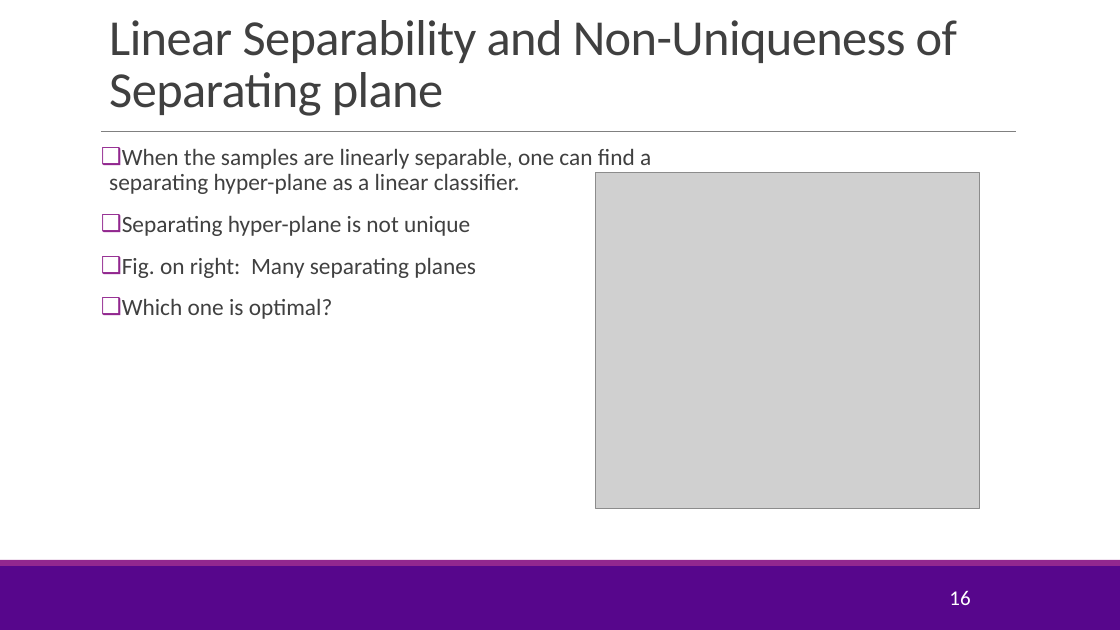
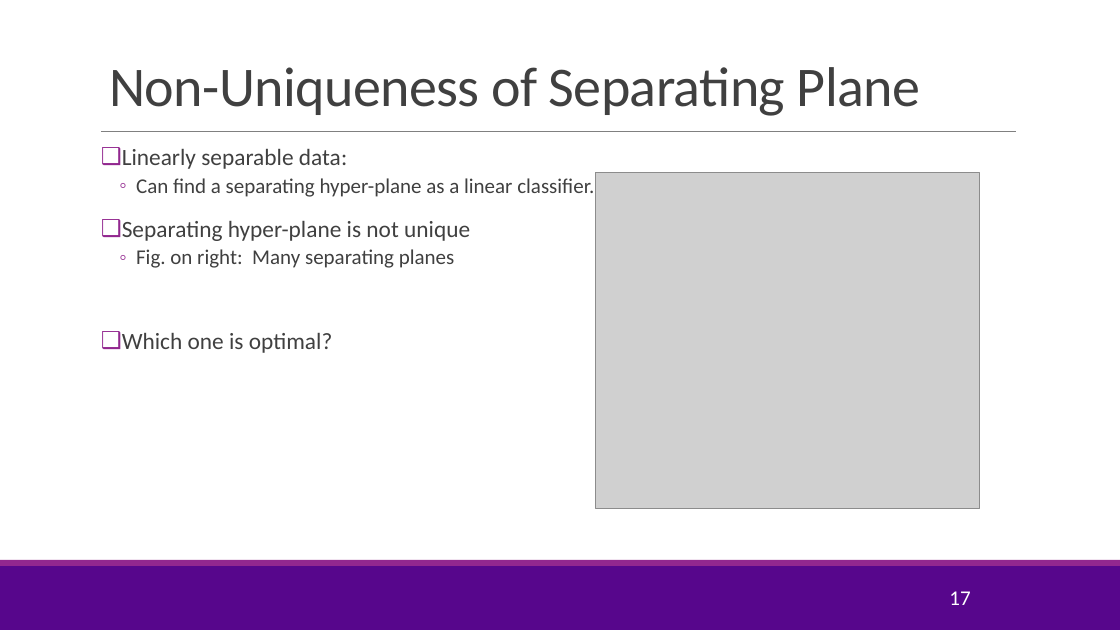
Before and after one commit to sdrangan/introml, a slide deck: slide 17 of lectures/Lect08_SVM.pptx (slide 16 before the commit). Drawn at 1120x630 pixels with LibreOffice and Linux fonts; fonts in the diff are those of the drawing; grey boxes stand for pictures; background and template pictures are left out. Boxes give left, top, right and bottom in pixels: in the first picture for what was removed or moved away, otherwise in the second. Text is boxed around its words. In the diff, an @@ line names an element or a change of style, - is before the commit and + after.

Commit message:
Added in-class exercises to SVM

```diff
--- a/lectures/Lect08_SVM.pptx
+++ b/lectures/Lect08_SVM.pptx
@@ title at (109, 67, 920, 116): text changed; size 43.2 to 48 pt @@
-Linear Separability and Non-Uniqueness of Separating plane
+Non-Uniqueness of Separating Plane
@@ text at (122, 149, 594, 197): text changed; size 20 to 18 pt @@
-❑ When the samples are linearly separable, one can find a separating hyper-plane as a linear classifier.
+❑ Linearly separable data:
+  ◦ Can find a separating hyper-plane as a linear classifier.
@@ text at (136, 249, 455, 268): size 20 to 18 pt in "Fig. on right: Many separating planes"; bullet ❑ to ◦; list level 1 to 2 in "Fig. on right: Many separating ..." @@
@@ page number at (949, 591, 970, 605): text changed @@
-16
+17
```
Also in this commit, not shown: 17 other slides changed, 6 slides added, 1 slide removed, 2 other files.
